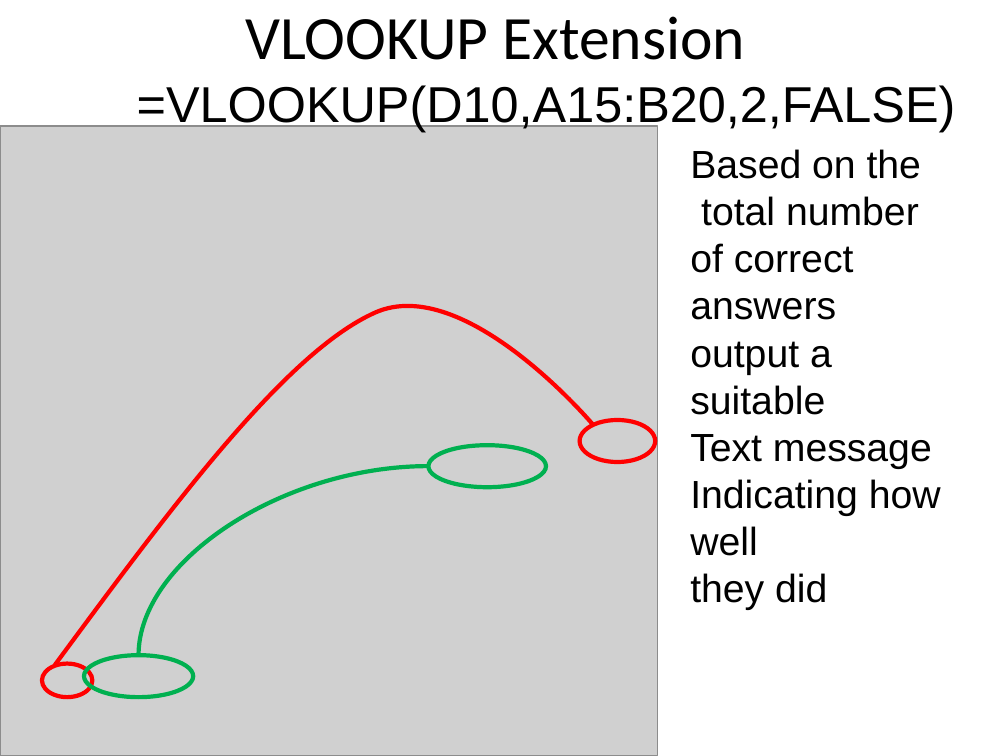
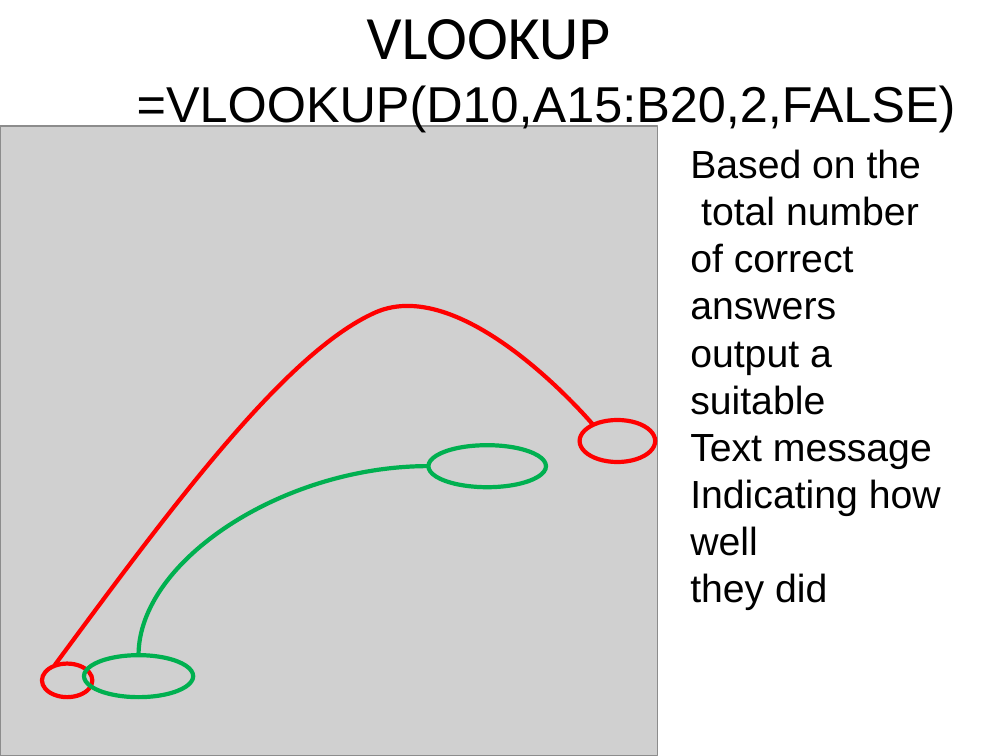
Before and after one commit to scockram/paulcockram7.github.io, a slide deck: slide 1 of 05vlookup/vlookup_intro.ppt (slide 4 before the commit). Drawn at 1008x756 pixels with LibreOffice and Linux fonts; fonts in the diff are those of the drawing; grey boxes stand for pictures. Boxes give left, top, right and bottom in pixels: in the first picture for what was removed or moved away, otherwise in the second. Text is boxed around its words. In the diff, an @@ line names an element or a change of style, - is before the commit and + after.

Commit message:
u[pdated vlookup
Former-commit-id: c009132c4ba0f7f4a752a5b41def80a5932ae558

```diff
--- a/05vlookup/vlookup_intro.ppt
+++ b/05vlookup/vlookup_intro.ppt
@@ title at [367,19,610,60]: text changed @@
-VLOOKUP Extension
+VLOOKUP
```
Also in this commit, not shown: 10 slides removed, 1 other file.
